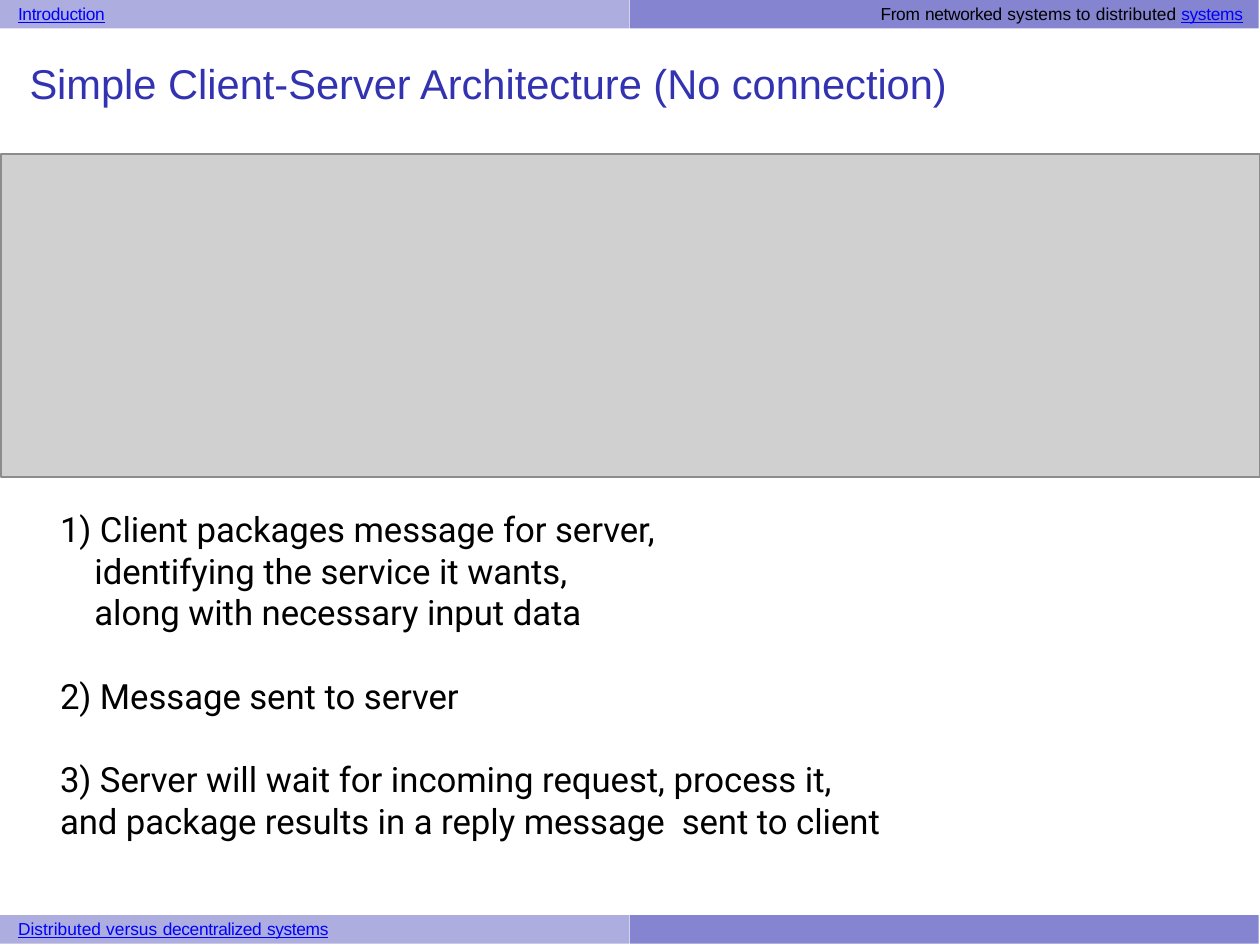
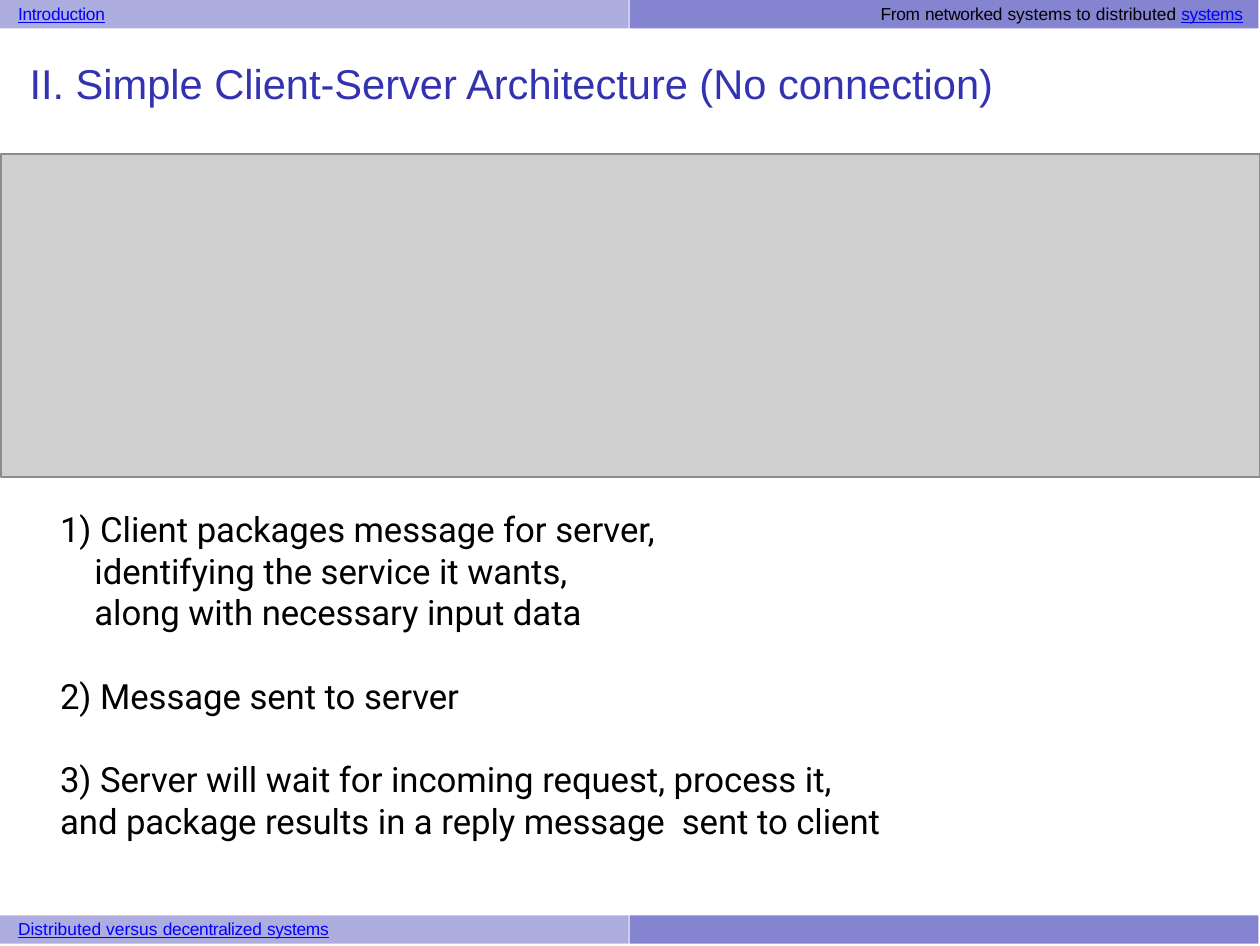
Before and after one commit to UVADS/distributed_computing, a slide deck: slide 11 of 03_dataframes_and_spark_sql/system_architecture_examples.pptx (slide 3 before the commit). Drawn at 1260x946 pixels with LibreOffice and Linux fonts; fonts in the diff are those of the drawing; grey boxes stand for pictures. Boxes give left, top, right and bottom in pixels: in the first picture for what was removed or moved away, otherwise in the second. Text is boxed around its words. In the diff, an @@ line names an element or a change of style, - is before the commit and + after.

```diff
--- a/03_dataframes_and_spark_sql/system_architecture_examples.pptx
+++ b/03_dataframes_and_spark_sql/system_architecture_examples.pptx
@@ title at (x1=30, y1=69, x2=993, y2=106): text changed @@
-Simple Client-Server Architecture (No connection)
+II. Simple Client-Server Architecture (No connection)
```
Also in this commit, not shown: 6 other slides changed, 14 slides added.
